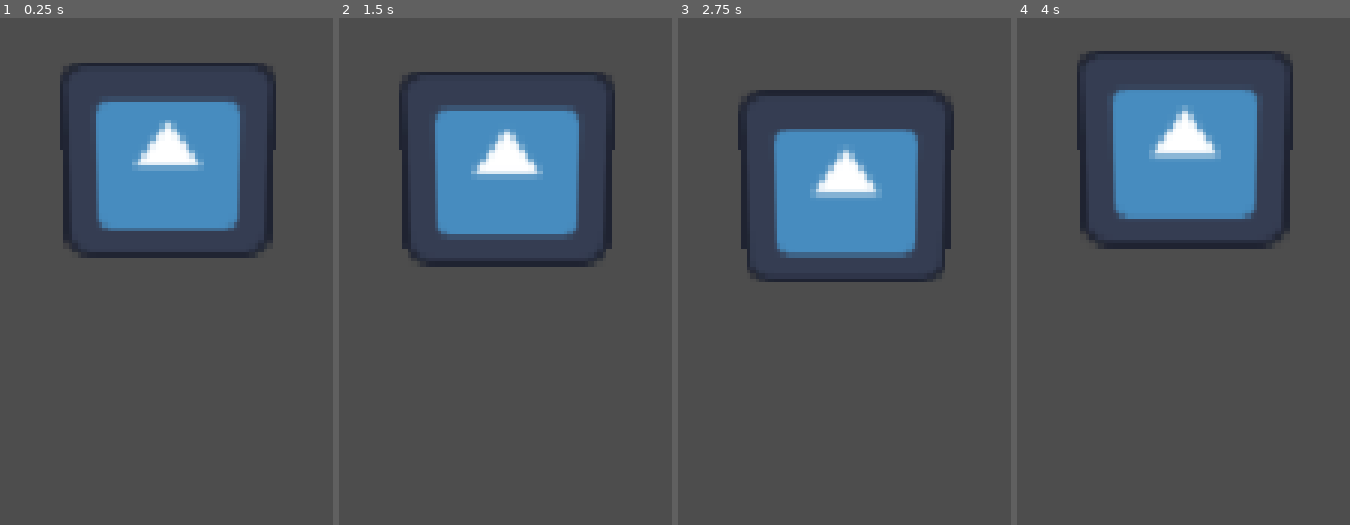
Above: before the commit, frames 1-4 (left to right).
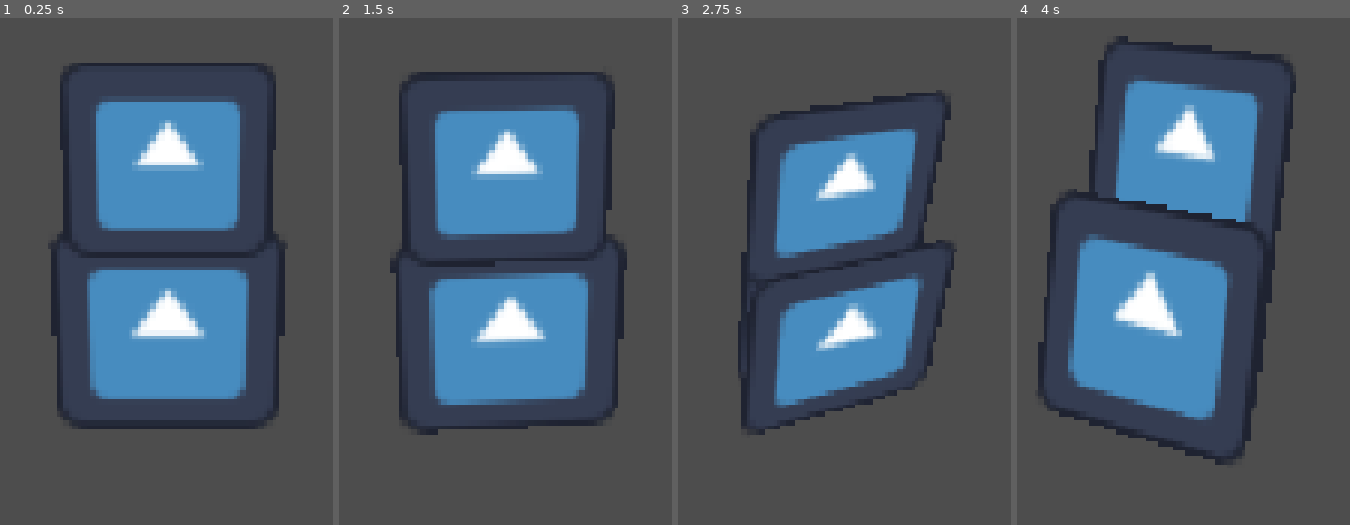
Above: after the commit, the same moments.

Repository: draexx/isla-de-los-suenos
Game: Godot game, scene res://FloatingIsland.tscn
Same seed, same stepped clock (60 frames per second), same inputs: the game is played once before the commit and once after it. The engine's default icon, where the game draws it, is replaced by a stand-in: a white triangle on a blue panel in a dark square.
Inputs (mouse positions are in pixels of both pictures, inside the frame that each line leads up to):
- Up to frame 1 (0.25 s): no input
- Up to frame 2 (1.5 s): move the mouse to (outside the picture) at 0.52 s; click (outside the picture) at 0.67 s; drag from (outside the picture) to (385, 418) at 1.27 s
- Up to frame 3 (2.75 s): move the mouse to (outside the picture) at 2.02 s; click (outside the picture) at 2.17 s
- Up to frame 4 (4 s): drag from (1063, 418) to (outside the picture) at 2.77 s; move the mouse to (outside the picture) at 3.52 s; click (outside the picture) at 3.67 s

The runs differ from the first frame. In frame 1, 16% of the frame differs, in the area x 14-86%, y 42-82%; in frame 2, 16%; in frame 3, 19%; in frame 4, 24%, in the area x 6-84%, y 3-89%.

Commit message:
Agregar control de rotación y suavizado en el script de la isla flotante
Signed-off-by: Pedro Carranza <contacto@pedrocarranza.com>

Diff:
--- a/FloatingIsland.tscn
+++ b/FloatingIsland.tscn
@@ -11,5 +11,19 @@
 [node name="Sprite3D" type="Sprite3D" parent="FloatingIslandRoot" unique_id=1559639356]
 texture = ExtResource("2_ar5jj")
 
+[node name="BottomCones" type="Node3D" parent="FloatingIslandRoot" unique_id=1984782292]
+
+[node name="ConeBack" type="Sprite3D" parent="FloatingIslandRoot/BottomCones" unique_id=1839506093]
+transform = Transform3D(0.8, 0, 0, 0, 0.8, 0, 0, 0, 0.8, 0, -0.8, -0.3)
+texture = ExtResource("2_ar5jj")
+
+[node name="ConeMid" type="Sprite3D" parent="FloatingIslandRoot/BottomCones" unique_id=1233097753]
+transform = Transform3D(1, 0, 0, 0, 1, 0, 0, 0, 1, 0, -0.9, 0)
+texture = ExtResource("2_ar5jj")
+
+[node name="ConeFront" type="Sprite3D" parent="FloatingIslandRoot/BottomCones" unique_id=953769457]
+transform = Transform3D(1.1, 0, 0, 0, 1.1, 0, 0, 0, 1.1, 0, -1, 0.3)
+texture = ExtResource("2_ar5jj")
+
 [node name="Camera3D" type="Camera3D" parent="." unique_id=546991798]
 transform = Transform3D(1, 0, 0, 0, 0.9396926, 0.34202012, 0, -0.34202012, 0.9396926, 0, 2, 5)
--- a/scripts/floating_island.gd
+++ b/scripts/floating_island.gd
@@ -3,15 +3,40 @@
 # Variables configurables desde el Inspector
 @export var float_speed: float = 2.0      # Velocidad del bamboleo
 @export var float_amplitude: float = 0.15  # Altura del bamboleo en metros
+@export var tilt_sensitivity: float = 0.005
 
 var time: float = 0.0
 var initial_y: float = 0.0
+
+# Variables para control de rotación por arrastre
+var is_dragging: bool = false
+var target_rotation: Vector2 = Vector2.ZERO
 
 func _ready() -> void:
 	# Guardamos la posición inicial en Y
 	initial_y = position.y
 
+func _unhandled_input(event: InputEvent) -> void:
+	# Soporte unificado para Touch y Mouse
+	if event is InputEventMouseButton and event.button_index == MOUSE_BUTTON_LEFT:
+		is_dragging = event.pressed
+	elif event is InputEventScreenTouch:
+		is_dragging = event.pressed
+
+	if is_dragging and (event is InputEventMouseMotion or event is InputEventScreenDrag):
+		# Acumula rotación objetivo con límites suaves
+		target_rotation.y += event.relative.x * tilt_sensitivity
+		target_rotation.x += event.relative.y * tilt_sensitivity
+
+		# Limita el ángulo para no deformar la vista del diorama
+		target_rotation.x = clamp(target_rotation.x, deg_to_rad(-15), deg_to_rad(15))
+		target_rotation.y = clamp(target_rotation.y, deg_to_rad(-25), deg_to_rad(25))
+
 func _process(delta: float) -> void:
+	# 1. Movimiento senoidal de flotación
 	time += delta * float_speed
-	# Aplicamos movimiento senoidal suave sobre el eje Y
 	position.y = initial_y + (sin(time) * float_amplitude)
+
+	# 2. Suavizado de la rotación estilo diorama (Lerp)
+	rotation.x = lerp_angle(rotation.x, target_rotation.x, delta * 5.0)
+	rotation.y = lerp_angle(rotation.y, target_rotation.y, delta * 5.0)
